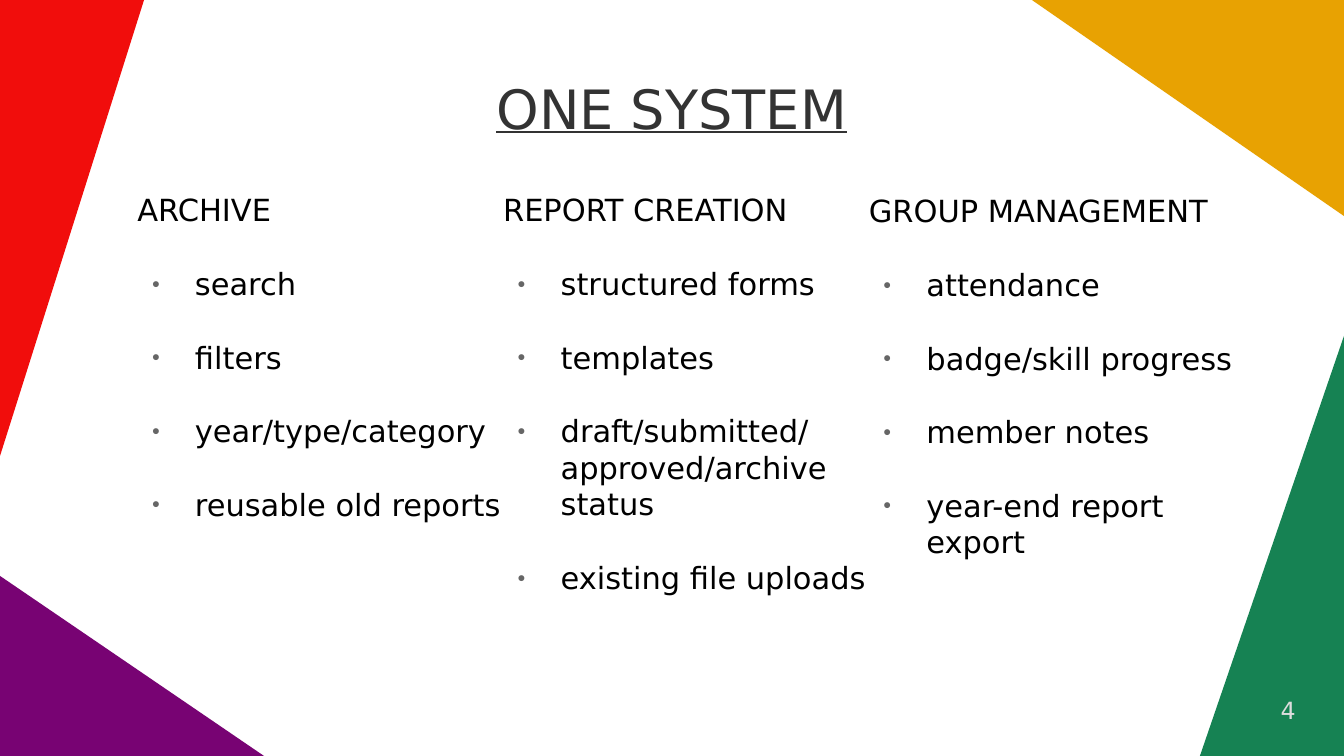
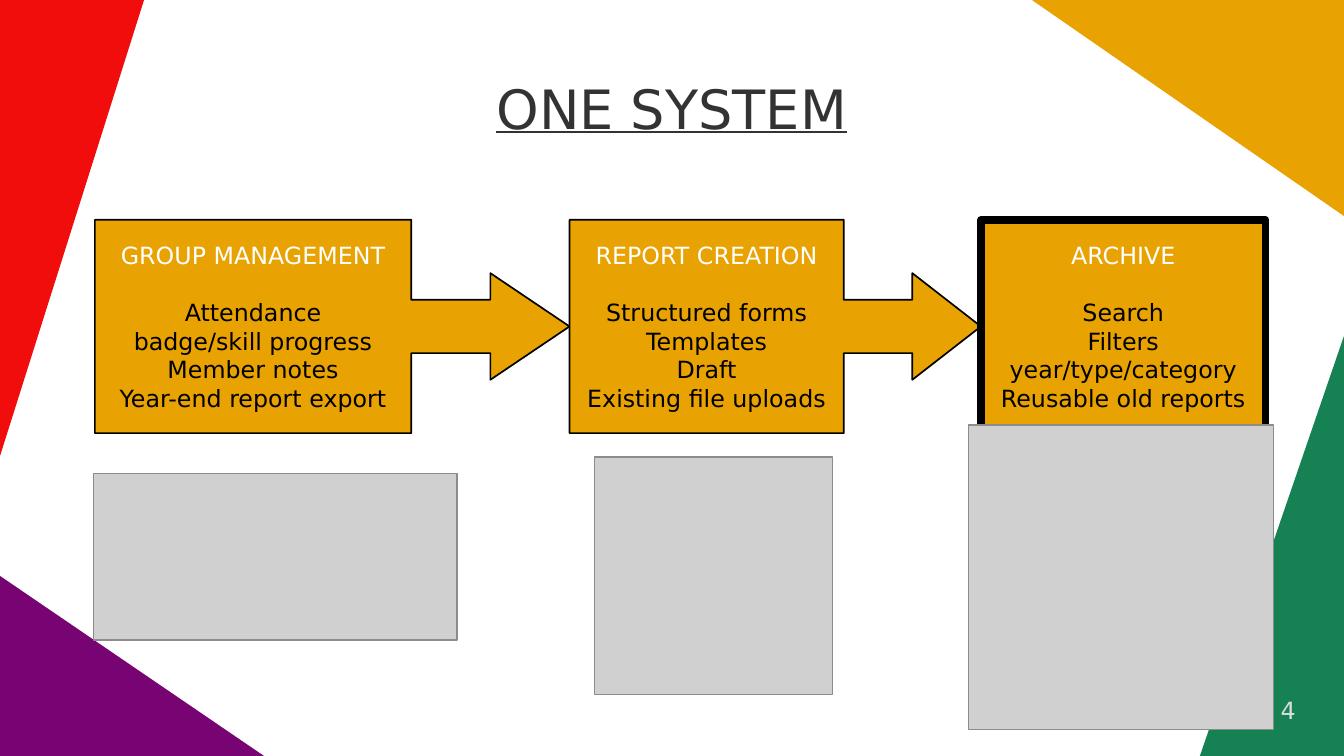
Before and after one commit to AhlinGregor/MIT_Project2526, a slide deck: slide 4 of Presentation.odp. Drawn at 1344x756 pixels with LibreOffice and Linux fonts; fonts in the diff are those of the drawing; grey boxes stand for pictures. Boxes give left, top, right and bottom in pixels: in the first picture for what was removed or moved away, otherwise in the second. Text is boxed around its words. In the diff, an @@ line names an element or a change of style, - is before the commit and + after.

Commit message:
Working on the presentation

```diff
--- a/Presentation.odp
+++ b/Presentation.odp
@@ right arrow callout "GROUP MANAGEMENT": place and size @@
-right arrow callout "GROUP MANAGEMENT" at <box>869,199,1232,560</box>
+right arrow callout "GROUP MANAGEMENT" at <box>95,220,570,433</box>
@@ right arrow callout "GROUP MANAGEMENT" at <box>95,220,570,433</box>: vertical alignment top to middle; fill none to #E8A202; outline none to #000000 0.99 pt @@
@@ right arrow callout "REPORT CREATION" at <box>570,220,981,433</box>: vertical alignment top to middle; fill none to #E8A202; outline none to #000000 0.99 pt @@
@@ right arrow callout "REPORT CREATION": place and size @@
-right arrow callout "REPORT CREATION" at <box>503,198,866,595</box>
+right arrow callout "REPORT CREATION" at <box>570,220,981,433</box>
@@ rectangle "ARCHIVE": place and size @@
-rectangle "ARCHIVE" at <box>137,198,501,522</box>
+rectangle "ARCHIVE" at <box>982,220,1267,433</box>
@@ rectangle "ARCHIVE" at <box>982,220,1267,433</box>: vertical alignment top to middle; fill none to #E8A202; outline none to #000000 4.51 pt @@
@@ text in right arrow callout at <box>121,246,385,355</box>: size 18 to 14 pt in "GROUP MANAGEMENT", "badge/skill progress"; text colour #000000 to #FFFFFF in "GROUP MANAGEMENT"; alignment left to centre; less space between paragraphs; bullet ● to none @@
@@ text in right arrow callout at <box>596,246,817,265</box>: size 18 to 14 pt, text colour #000000 to #FFFFFF in "REPORT CREATION"; alignment left to centre; less space between paragraphs @@
@@ text in rectangle at <box>1010,246,1237,383</box>: size 18 to 14 pt in "ARCHIVE", "year/type/category"; text colour #000000 to #FFFFFF in "ARCHIVE"; alignment left to centre; less space between paragraphs; bullet ● to none @@
@@ text in right arrow callout at <box>185,303,321,322</box>: text changed; size 18 to 14 pt @@
-● attendance
+Attendance
@@ text in right arrow callout at <box>587,303,825,412</box>: text changed; size 18 to 14 pt @@
-● structured forms
-● templates
-● draft/submitted/approved/archive status
-● existing file uploads
+Structured forms
+Templates
+Draft
+Existing file uploads
@@ text in rectangle at <box>1082,303,1164,351</box>: text changed; size 18 to 14 pt @@
-● search
-● filters
+Search
+Filters
@@ text in right arrow callout at <box>120,360,386,412</box>: text changed; size 18 to 14 pt @@
-● member notes
-● year-end report export
+Member notes
+Year-end report export
@@ text in rectangle at <box>1001,389,1245,412</box>: text changed; size 18 to 14 pt @@
-● reusable old reports
+Reusable old reports
@@ picture added at <box>970,426,1274,731</box> @@
@@ picture added at <box>94,473,457,640</box> @@
@@ picture added at <box>595,457,833,695</box> @@
```
Also in this commit, not shown: 5 other slides changed.
